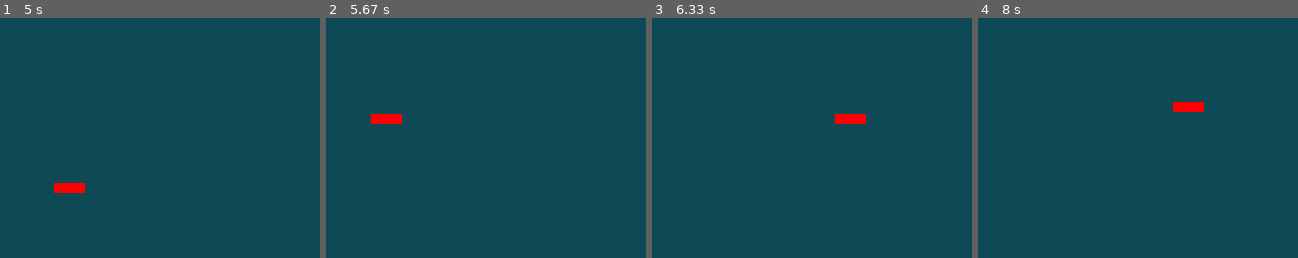
Above: before the commit, frames 1-4 (left to right).
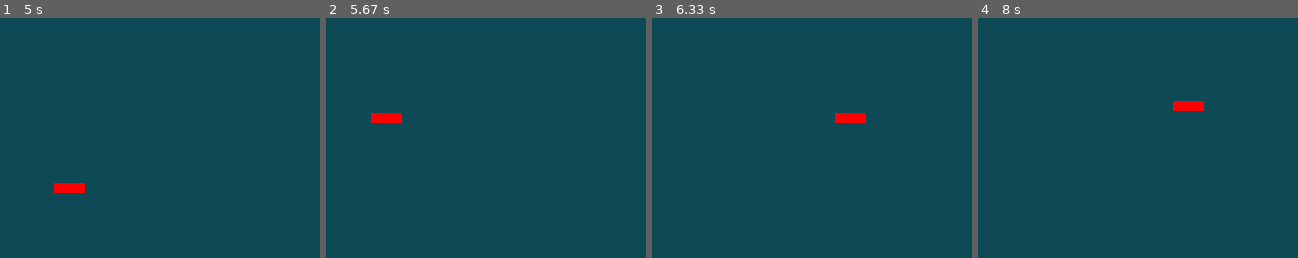
Above: after the commit, the same moments.

Repository: IRGO-CO/Python-do-zero-ao-infinito
Game: pygame game, started from 00-snakeGame/Snake-game-with-functions/__initi__.py
The game is run twice, just before and just after one commit, with the same random seed, the same clock (stepped at 60 frames per second) and the same inputs.
Inputs:
- Up to frame 1 (5 s): tap Enter at 0.33 s; tap Space at 0.67, 3.8, 4.2, 4.5, 4.7 s; tap W at 1 s; hold Left 1.33-1.87 s; hold Down 1.9-2.2 s; hold Left 2.23-2.63 s; hold Up 2.67-3.03 s; hold Right 3.07-3.7 s; hold Down 3.73-4.1 s; hold Left 4.13-4.6 s; hold Right from 4.63 s (still down)
- Up to frame 2 (5.67 s): tap Space at 5, 5.2, 5.53 s; release Right at 5.1 s; hold Up 5.13-5.43 s; hold Right from 5.47 s (still down)
- Up to frame 3 (6.33 s): tap Space at 5.83, 6.03 s; release Right at 5.93 s; hold Left from 5.97 s (still down)
- Up to frame 4 (8 s): tap Space at 6.33, 6.6, 6.93, 7.23, 7.37, 7.77 s; release Left at 6.5 s; hold Down 6.53-6.83 s; hold Left 6.87-7.27 s; hold Up 7.3-7.67 s; hold Right from 7.7 s (still down)
The pictures show only the part of the screen within x 24-74%, y 18-68%; the shares and areas given below are measured in that part.

Frame 1 is identical in both runs. In frame 2, less than 0.1% of the frame differs, in the area x 14-24%, y 39-45%; in frame 3, less than 0.1%; in frame 4, less than 0.1%.

Commit message:
Ajuste minimo

Diff:
--- a/00-snakeGame/Snake-game-with-functions/__initi__.py
+++ b/00-snakeGame/Snake-game-with-functions/__initi__.py
@@ -49,13 +49,14 @@
 
 
 def comer():
-    global comidax, comiday, pontos, comprimento, cobrax, cobray, lista_cabeca, lista_cobra, corrandom
+    global comidax, comiday, pontos, comprimento, corrandom, velocidade
     colisao.play()
     corrandom = [randint(0, 255), randint(0, 255), randint(0, 255)]
     comidax = randint(15, 625)
     comiday = randint(35, 445)
     pontos += 1
     comprimento += 2
+    velocidade += 0.01
 
 
 def menu():
@@ -202,7 +203,7 @@
 cobray = altura // 2
 comidax = randint(15, 625)
 comiday = randint(35, 445)
-velocidade = 3
+velocidade: int = 3
 controlex = velocidade
 controley = 0
 comprimento = int(5)
